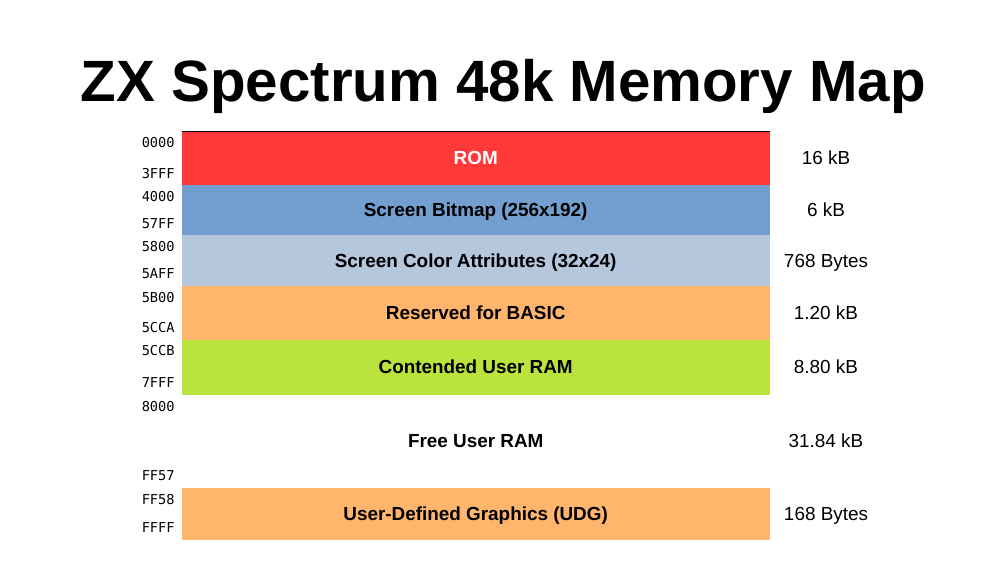
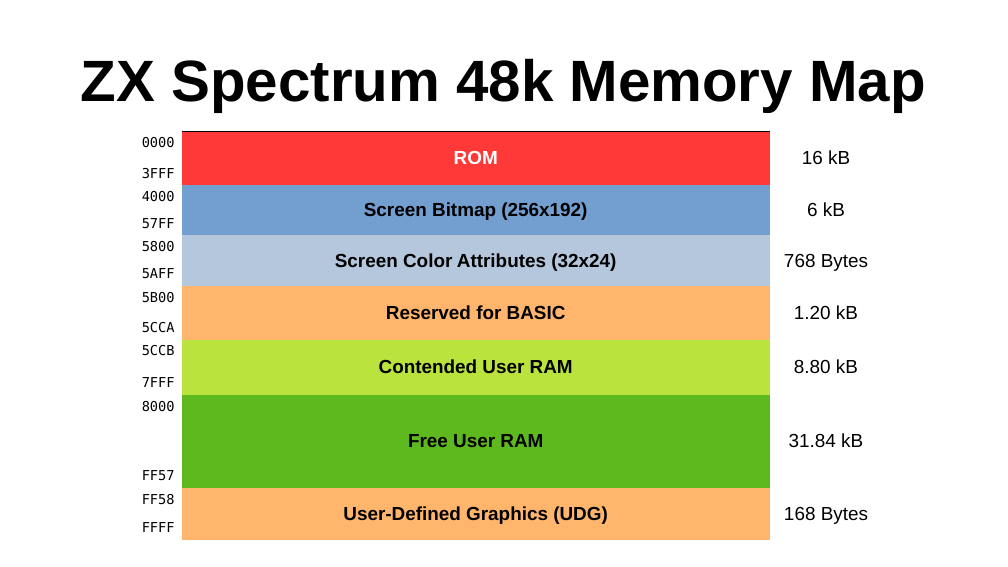
Before and after one commit to SlithyMatt/zxs-assembly-tutorial, a slide deck: slide 4 of Lesson3/Lesson3.odp. Drawn at 1008x567 pixels with LibreOffice and Linux fonts; fonts in the diff are those of the drawing. Boxes give left, top, right and bottom in pixels: in the first picture for what was removed or moved away, otherwise in the second. Text is boxed around its words. In the diff, an @@ line names an element or a change of style, - is before the commit and + after.

```diff
--- a/Lesson3/Lesson3.odp
+++ b/Lesson3/Lesson3.odp
@@ table at (120, 131, 882, 539) @@
@@ fill none to #FFFFFF in 21 cells @@
@@ fill none to #5EB91E in row 11, column 2 @@
```
Also in this commit, not shown: 6 other slides changed, 3 other files.
